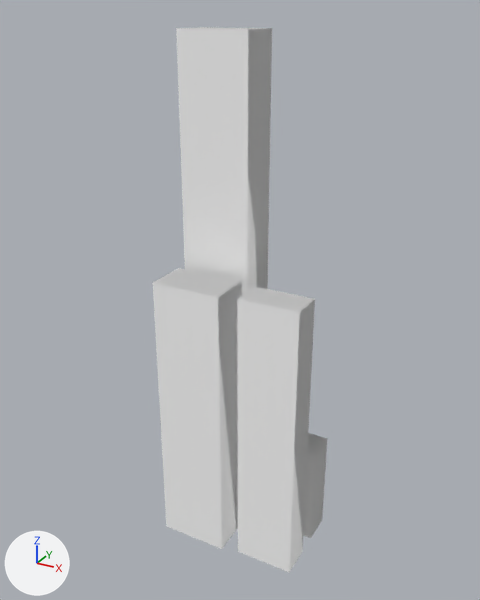
The glTF model assets/models/city_block_12345_6_19.glb: old version first, new version second.
The view is the same before and after, from a camera (50 mm lens) standing at (7.49, -14.13, 14.45) and looking at (-0.31, 0.05, 7.36). Arrows for +X, +Y and +Z are at lower left; the lights stay in place. The first picture is the older version.

The first picture shows 'block_19'.
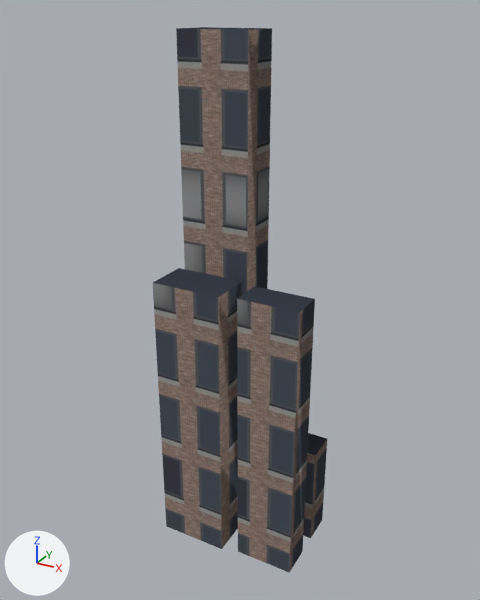
Changed parts and their boxes (x1, y1, x2, y2) in the pictures (480 x 600 px):
'block_19', recoloured, surface changed (darker): (153, 27, 327, 573) in both
part 1 of me_block_19, recoloured (darker): (176, 27, 272, 295) in both
part 2 of me_block_19, recoloured (darker): (153, 268, 242, 549) in both
part 3 of me_block_19, recoloured (white to black): (303, 433, 327, 538) in both
part 4 of me_block_19, recoloured (darker): (237, 286, 315, 573) in both
part 5 of me_block_19, surface changed (darker): (153, 27, 327, 573) in both

Patch to the scene script:
```diff
--- a/assets/models/city_block_12345_6_19.glb.py
+++ b/assets/models/city_block_12345_6_19.glb.py
@@ img_image_0 @@
+img_image_0 = load_image('Image_0', '_unpacked/Image_0', 512, 512, 'sRGB')
@@ mat_tier1_002 @@
+mat_tier1_002 = principled_material('tier1.002')
+mat_tier1_002.texture = img_image_0
+mat_tier1_002.roughness = 0.9
@@ mat_tier1 @@
+mat_tier1 = principled_material('tier1')
+mat_tier1.texture = img_image_0
+mat_tier1.roughness = 0.9
@@ mat_tier1_001 @@
+mat_tier1_001 = principled_material('tier1.001')
+mat_tier1_001.texture = img_image_0
+mat_tier1_001.roughness = 0.9
@@ mat_tier1_003 @@
+mat_tier1_003 = principled_material('tier1.003')
+mat_tier1_003.texture = img_image_0
+mat_tier1_003.roughness = 0.9
@@ me_block_19 @@
 me_block_19.from_pydata(...)  # 32 vertices, 48 faces; spans x -2.1..1.95, y -1.35..1.35, z 0.0..14.0
 # used by ob_block_19; location = (0.0, 0.0, 0.0)
+# me_block_19 part 1: all 12 faces centred in x -2.1..-0.15, y 0.15..1.35, z 0.0..14.0 switch from mat_default (white #ffffff) to mat_tier1 (picture img_image_0)
+# me_block_19 part 2: all 12 faces centred in x -2.1..-0.15, y -1.35..-0.15, z 0.0..8.0 switch from mat_default (white #ffffff) to mat_tier1_001 (picture img_image_0)
+# me_block_19 part 3: all 12 faces centred in x 0.3..1.95, y 0.3..1.2, z 0.0..3.0 switch from mat_default (white #ffffff) to mat_tier1_002 (picture img_image_0)
+# me_block_19 part 4: all 12 faces centred in x 0.3..1.95, y -1.2..-0.3, z 0.0..8.0 switch from mat_default (white #ffffff) to mat_tier1_003 (picture img_image_0)
+# me_block_19 part 5: texture (UV) coordinates of 48 of 48 faces, centred in x -2.1..1.95, y -1.35..1.35, z 0.0..14.0, changed; they spanned u 0.0..0.0, v 0.0..0.0 and now span u 0.0..0.16, v 0.0..1.17
```
